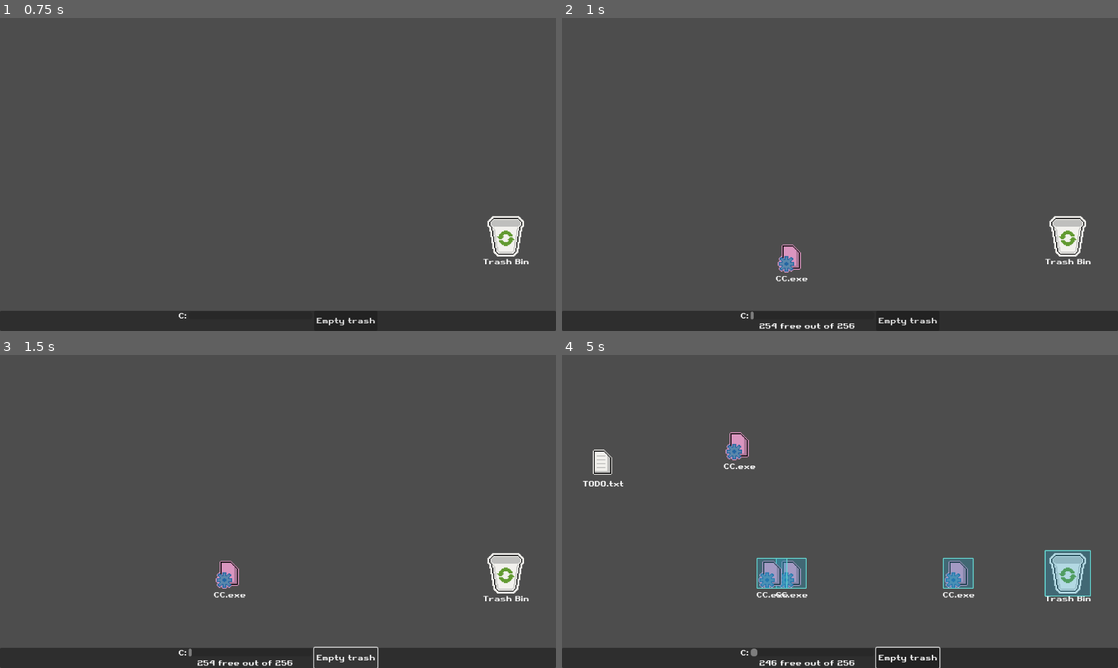
Above: before the commit, frames 1-4 (two rows, left to right).
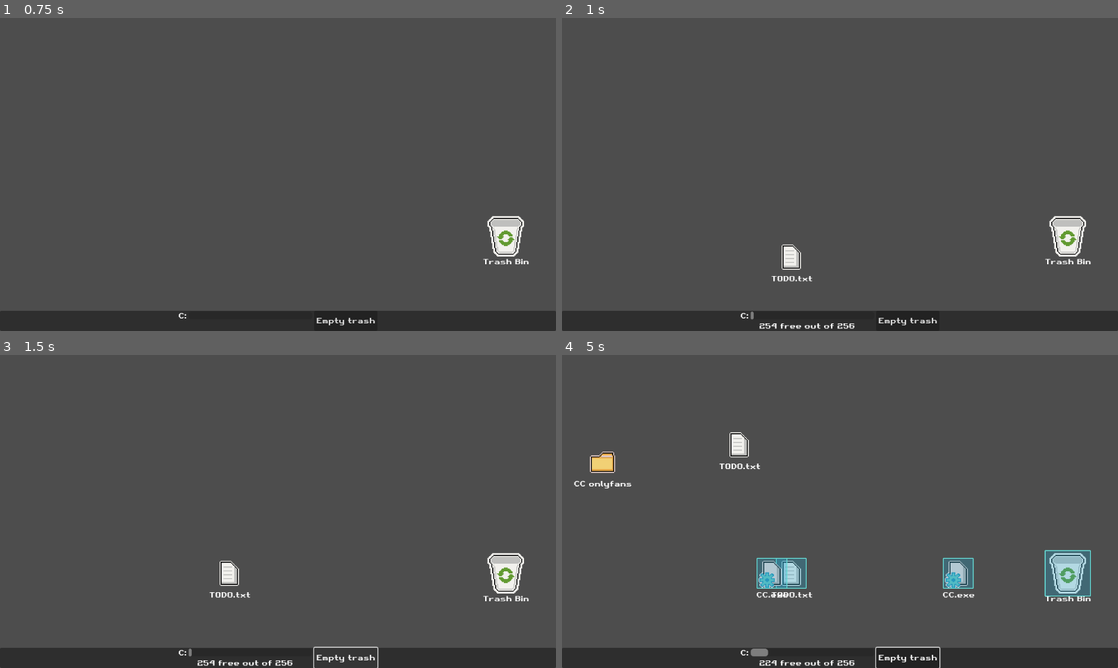
Above: after the commit, the same moments.

Repository: VileOar/ludum-dare-54
Game: Godot game, scene res://scenes/main.tscn
Two runs of this game, one before a commit and one after it. Both use one fixed random seed, a clock stepped at 60 frames per second and the inputs below.
Inputs (mouse positions are in pixels of both pictures, inside the frame that each line leads up to):
- Up to frame 1 (0.75 s): click "Ok" at 0.5 s
- Up to frame 2 (1 s): no input
- Up to frame 3 (1.5 s): click "Empty trash" at 1.25 s
- Up to frame 4 (5 s): click "Empty trash" at 2 s; click "Empty trash" at 2.75 s; tap Enter at 3.5 s; drag from (1067, 574) to (789, 574) at 3.52 s; drag from (728, 527) to (1067, 574) at 4.27 s

Frame 1 is identical in both runs. In frame 2, 0.4% of the frame differs, in the area x 37-45%, y 72-85%; in frame 3, 0.4%; in frame 4, 1.7%, in the area x 2-73%, y 24-100%.

Commit message:
Adjust color

Diff:
--- a/scripts/autoloads/global.gd
+++ b/scripts/autoloads/global.gd
@@ -16,7 +16,7 @@
 }
 
 const FILE_TYPES_WEIGHTS = {
-	FileTypes.NORMAL : 1,
+	FileTypes.NORMAL : 3,
 	FileTypes.INCREASE_SPAWN_EXE : 1,
 	FileTypes.CORRUPTED_FOLDER : 1
 }
@@ -25,7 +25,7 @@
 var bounds_rect : Rect2
 
 const EXPLODE_SPEED = 480.0
-const CORRUPTED_COLOUR = "e69ecd"
+const CORRUPTED_COLOUR = Color(1, 0.9, 0.9, 1)
 
 const file_properties = {
 	FileTypes.NORMAL: [
